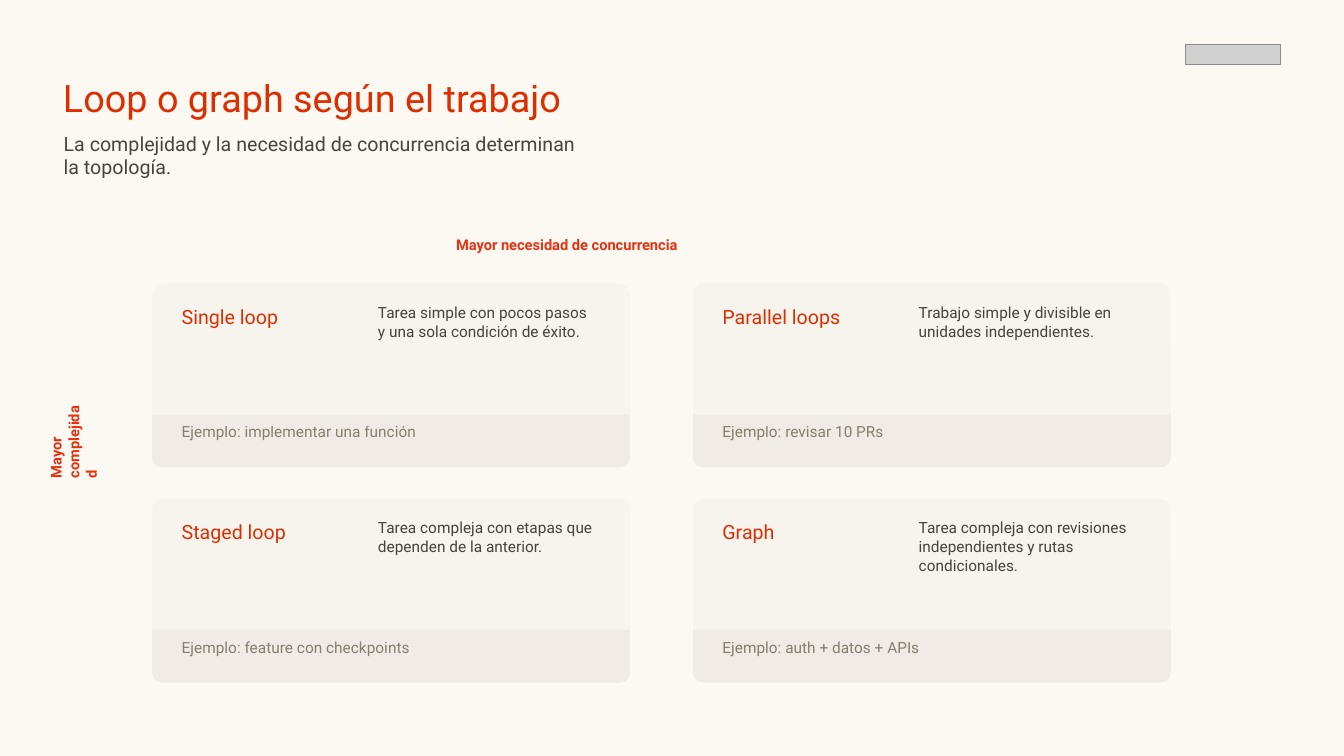
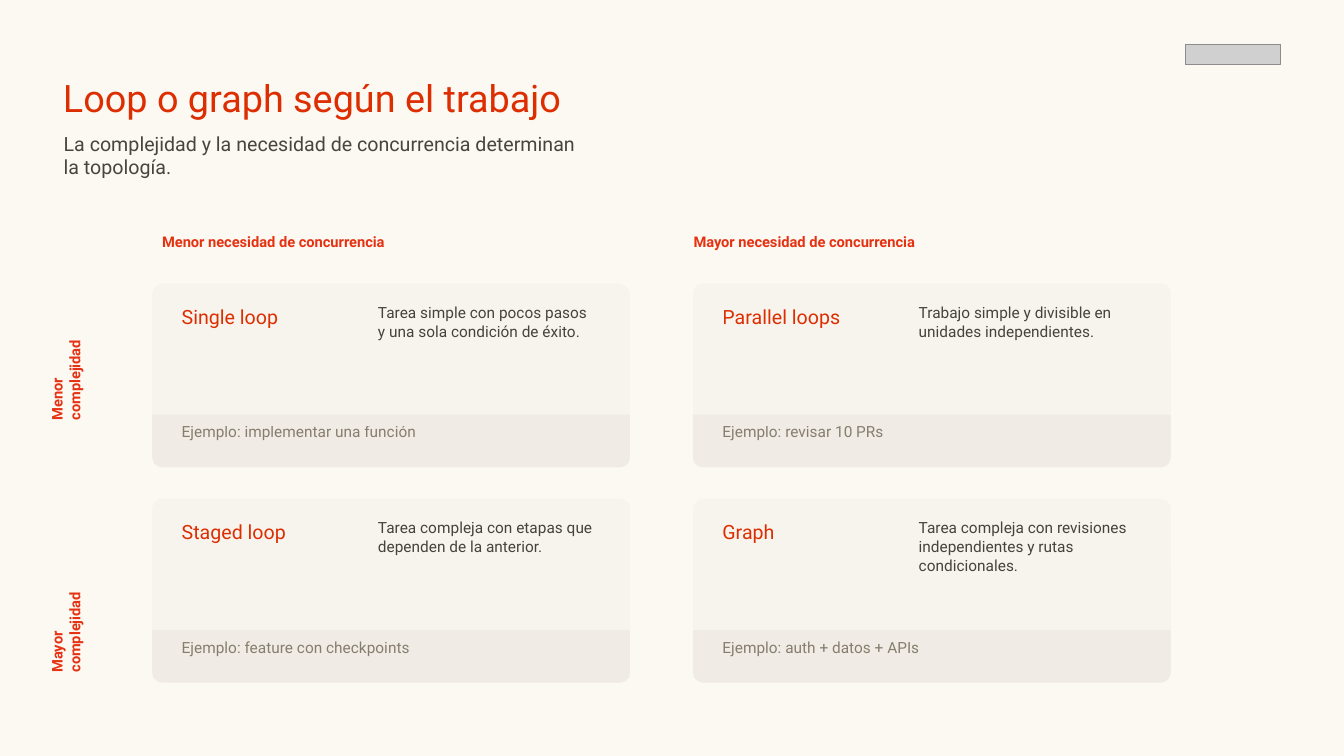
Before and after one commit to eze-etchecoin/beyond-the-prompt-tech-talk, a slide deck: slide 13 of docs/presentation/Arquitecturas_para_agentes_IA_actualizada.pptx. Drawn at 1344x756 pixels with LibreOffice and Linux fonts; fonts in the diff are those of the drawing; grey boxes stand for pictures. Boxes give left, top, right and bottom in pixels: in the first picture for what was removed or moved away, otherwise in the second. Text is boxed around its words. In the diff, an @@ line names an element or a change of style, - is before the commit and + after.

```diff
--- a/docs/presentation/Arquitecturas_para_agentes_IA_actualizada.pptx
+++ b/docs/presentation/Arquitecturas_para_agentes_IA_actualizada.pptx
@@ text added at box(162, 236, 385, 247), 10.5 pt, text #E53212, bold @@
+Menor necesidad de concurrencia
@@ text "Mayor necesidad de concurrencia": place and size @@
-text "Mayor necesidad de concurrencia" at box(456, 239, 678, 253)
+text "Mayor necesidad de concurrencia" at box(694, 236, 915, 250)
@@ text added at box(47, 348, 84, 419), 10.5 pt, text #E53212, bold @@
+Menor complejidad
@@ text "Mayor complejidad" rewrapped from box(46, 441, 65, 477) to box(47, 600, 84, 671) @@
```
Also in this commit, not shown: 2 other slides changed, 2 slides added, 1 slide removed.
